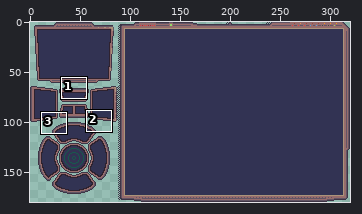
Edited in one commit: pixel-art file (dev_content/draft-gameplay-bg.aseprite). Above, an overview of the earlier version with the close-up marked.
Close-up. Before the edit:
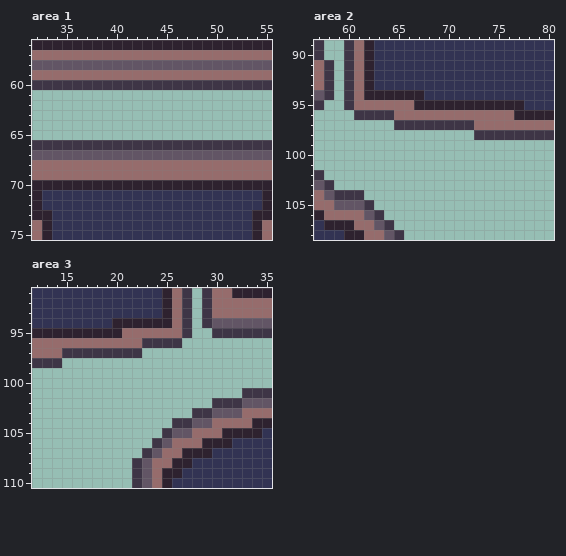
320x180 pixels, 1 frame. Shown: area 1: x 32..55, y 56..75; area 2: x 57..80, y 89..108; area 3: x 12..35, y 91..110. The commit also changed other parts of the picture, which this record leaves out.
After the commit:
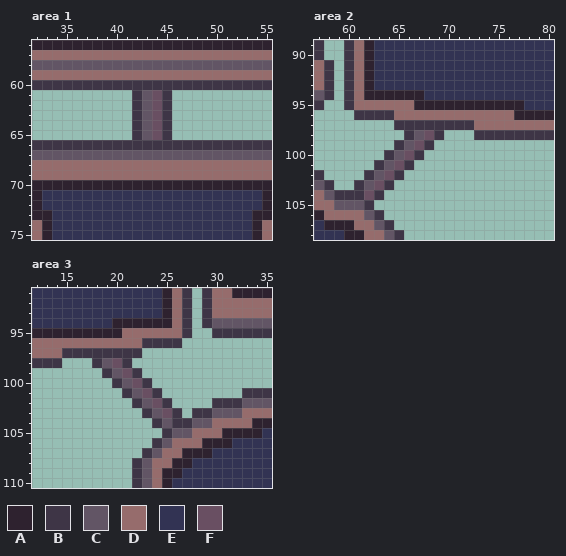
Palette (. is transparent): A #2e222f  B #3e3546  C #625565  D #966c6c  E #323353  F #694f62
Edits made:
Area 1, layer "Layer 1":
The edit adds colour B in rows 61 to 65 at x 42 and 45.
The edit adds colour C in rows 61 to 65 at x 43.
The edit adds colour F in rows 61 to 65 at x 44.
Area 2, layer "Layer 1":
The edit adds colour B in row 98 at x 66 and 69; in row 99 at x 65 and 68; in row 100 at x 64 and 67; in row 101 at x 63 and 66; in row 102 at x 62 and 65; in row 103 at x 61 and 64.
The edit adds colour B in row 104 at x 63.
The edit adds colour C in row 98 at x 67; in row 99 at x 66; in row 100 at x 65; in row 101 at x 64; in row 102 at x 63; in row 103 at x 62.
The edit adds colour F in row 98 at x 68; in row 99 at x 67; in row 100 at x 66; in row 101 at x 65; in row 102 at x 64; in row 103 at x 63.
The edit adds colour F in row 104 at x 62.
Area 3, layer "Layer 1":
The edit adds colour B in row 98 at x 18 and 21; in row 99 at x 19 and 22; in row 100 at x 20 and 23; in row 101 at x 21 and 24; in row 102 at x 22 and 25; in row 103 at x 23 and 26.
The edit adds colour B in row 104 at x 24.
The edit adds colour C in row 98 at x 19; in row 99 at x 20; in row 100 at x 21; in row 101 at x 22; in row 102 at x 23; in row 103 at x 24.
The edit adds colour C in row 104 at x 25.
The edit adds colour F in row 98 at x 20; in row 99 at x 21; in row 100 at x 22; in row 101 at x 23; in row 102 at x 24; in row 103 at x 25.
Boxes around the changes in both close-ups, in picture pixels (x1, y1, x2, y2):
added: (132, 90, 172, 140)
added: (354, 130, 444, 200)
added: (92, 358, 182, 428)
